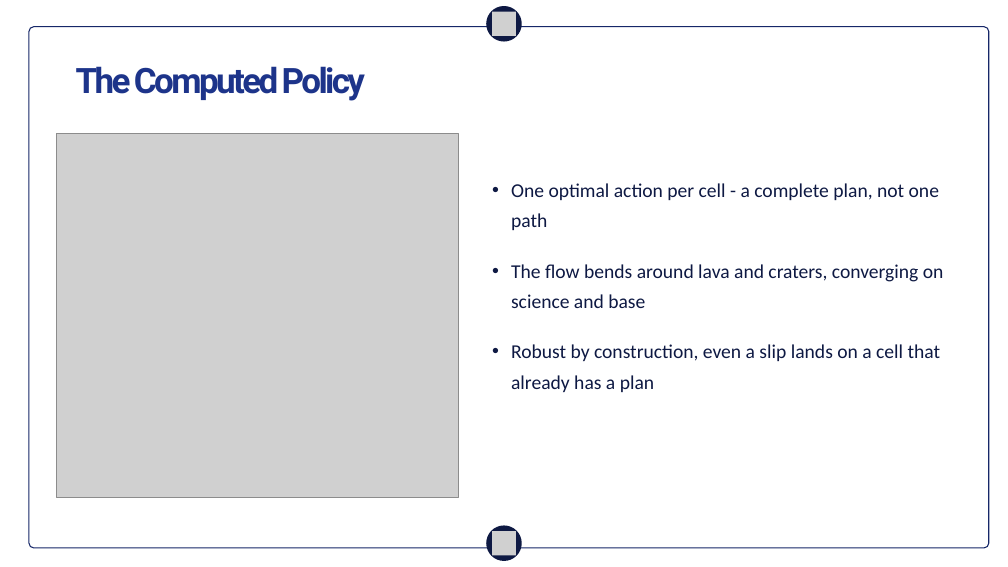
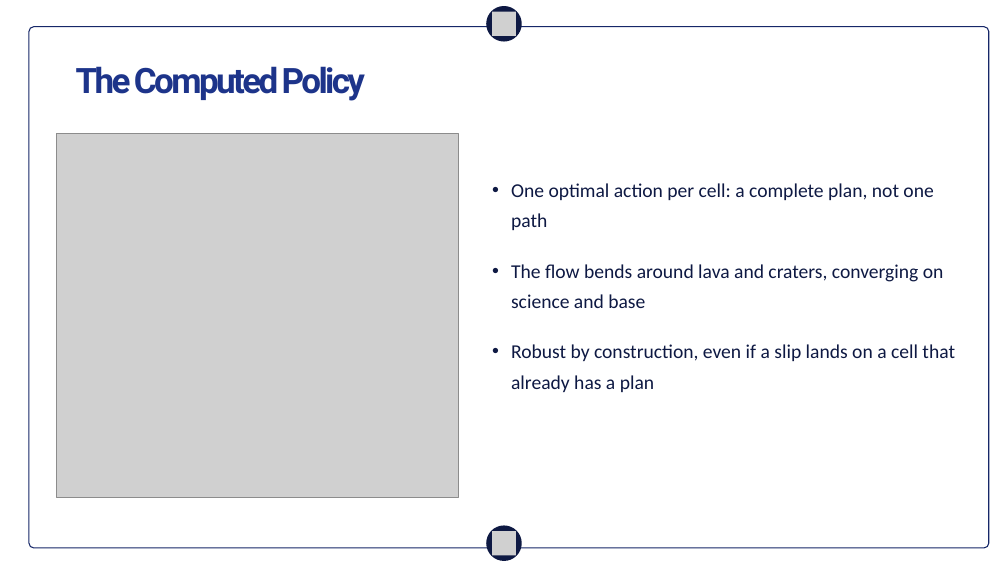
Before and after one commit to MRSHAKILS/Autonomous-Volcanic-Terrain-Exploration-Using-Markov-Decision-Process, a slide deck: slide 5 of others/final_presentation.pptx. Drawn at 1008x567 pixels with LibreOffice and Linux fonts; fonts in the diff are those of the drawing; grey boxes stand for pictures; background and template pictures are left out. Boxes give left, top, right and bottom in pixels: in the first picture for what was removed or moved away, otherwise in the second. Text is boxed around its words. In the diff, an @@ line names an element or a change of style, - is before the commit and + after.

```diff
--- a/others/final_presentation.pptx
+++ b/others/final_presentation.pptx
@@ text at bbox=[511, 183, 933, 230]: text changed @@
-• One optimal action per cell - a complete plan, not one path
+• One optimal action per cell: a complete plan, not one path
@@ text at bbox=[511, 344, 955, 392]: text changed @@
-• Robust by construction, even a slip lands on a cell that already has a plan
+• Robust by construction, even if a slip lands on a cell that already has a plan
```
Also in this commit, not shown: 2 other slides changed.
